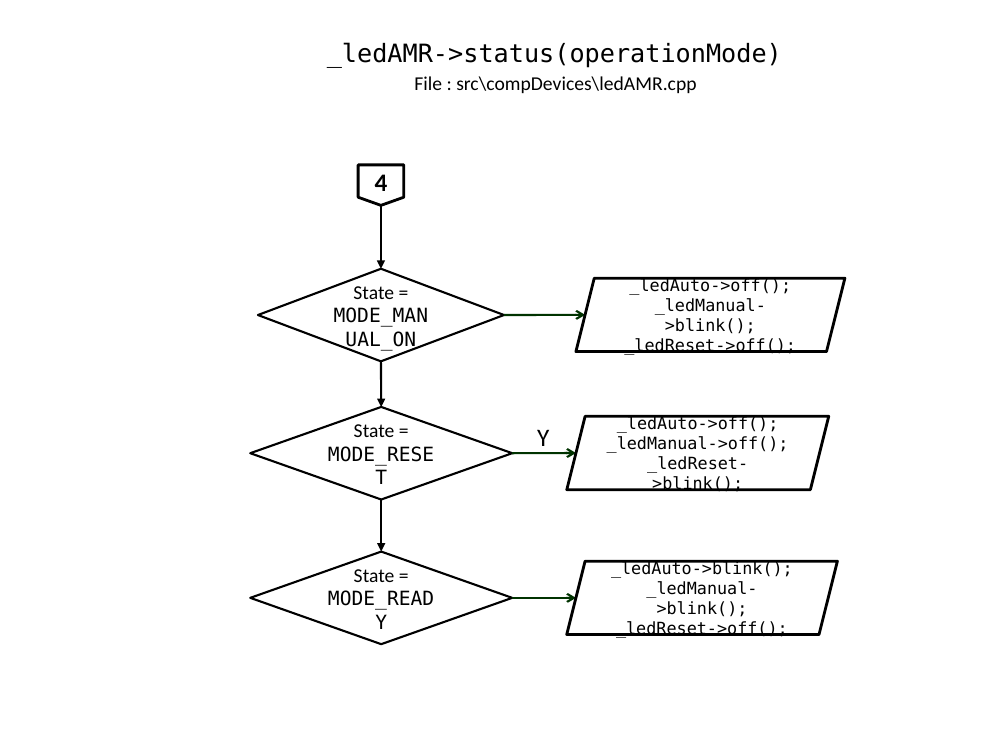
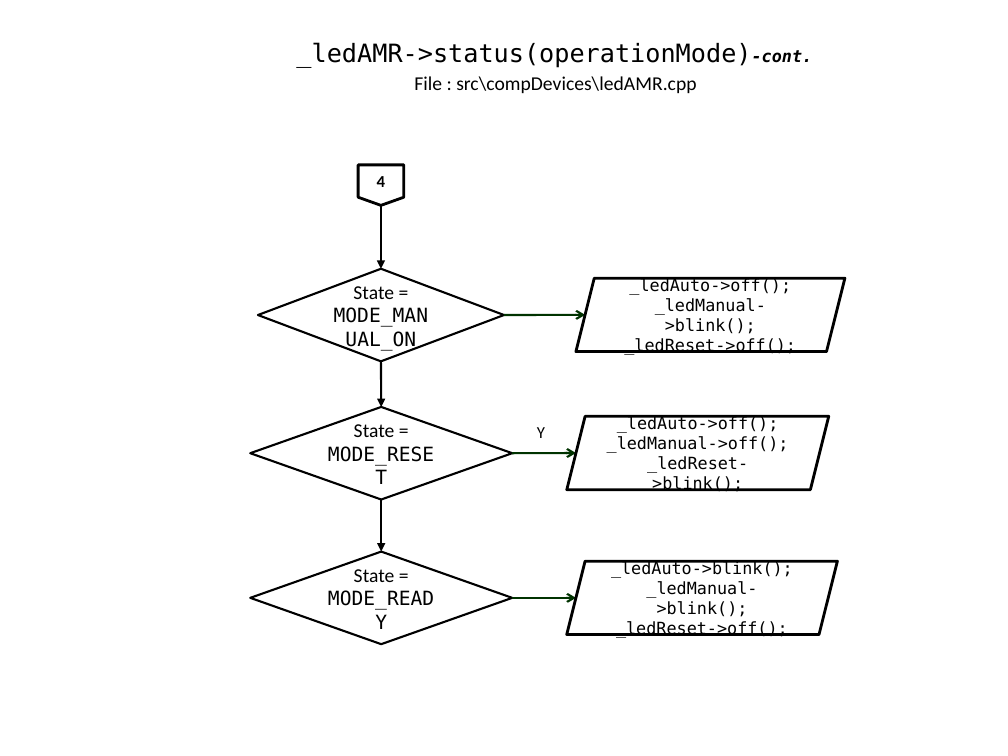
Before and after one commit to slametsampon/WFPS, a slide deck: slide 11 of resources/WFPS.pptx (slide 12 before the commit). Drawn at 1008x756 pixels with LibreOffice and Linux fonts; fonts in the diff are those of the drawing; background and template pictures are left out. Boxes give left, top, right and bottom in pixels: in the first picture for what was removed or moved away, otherwise in the second. Text is boxed around its words. In the diff, an @@ line names an element or a change of style, - is before the commit and + after.

```diff
--- a/resources/WFPS.pptx
+++ b/resources/WFPS.pptx
@@ title at <box>296,42,813,68</box>: text changed @@
-_ledAMR->status(operationMode)
+_ledAMR->status(operationMode)-cont.
@@ flow chart offpage connector "4" at <box>358,165,403,206</box>: size 18 to 12 pt @@
@@ text "Y" at <box>537,427,545,438</box>: size 18 to 12 pt @@
```
Also in this commit, not shown: 16 other slides changed, 3 slides added, 1 slide removed.
